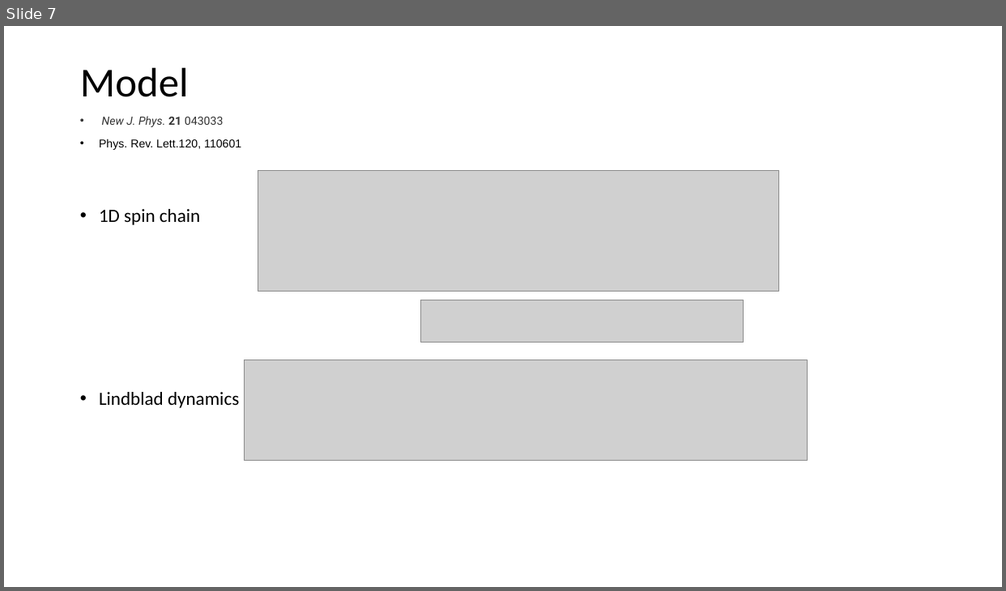
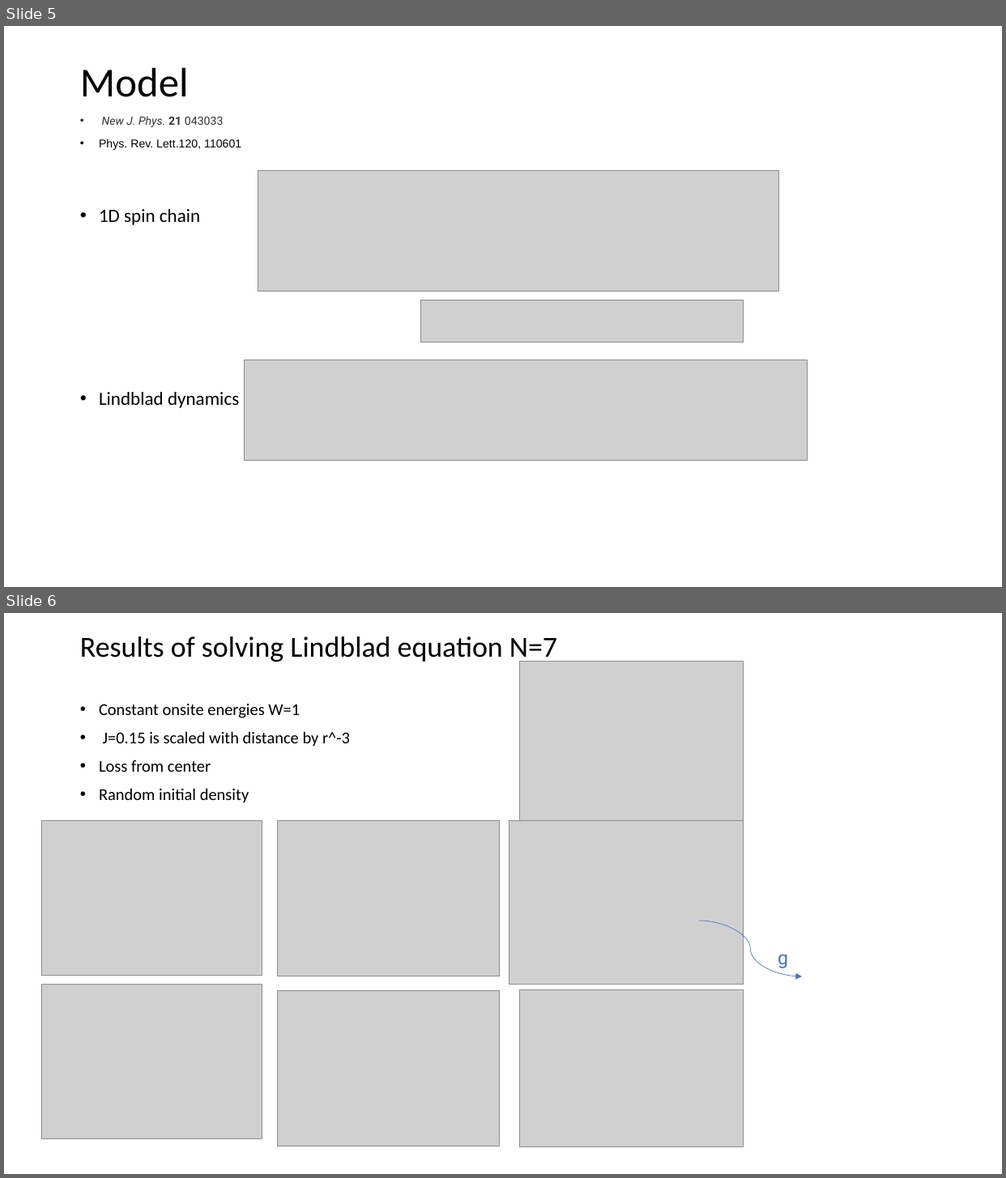
Before and after one commit to westlike666/Lindblad, a slide deck: Dissipative dynamics of spins in Rydberg molecular gas.pptx. Shown one above the other, each under a label of ours: slide 7 before the commit, slides 5 and 6 after it. The pictures are 1006x591 and 1006x1178 pixels, drawn with LibreOffice and Linux fonts; fonts in the diff are those of the drawing; grey boxes stand for pictures. Boxes give left, top, right and bottom in pixels: in the first picture for what was removed or moved away, otherwise in the second. Text is boxed around its words. In the diff, an @@ line names an element or a change of style, - is before the commit and + after.

```diff
--- a/Dissipative dynamics of spins in Rydberg molecular gas.pptx
+++ b/Dissipative dynamics of spins in Rydberg molecular gas.pptx
@@ slide 6 added at box(4, 613, 1002, 1174), background #FFFFFF @@
@@ title added at box(80, 636, 557, 664), 28 pt, text #000000 @@
+Results of solving Lindblad equation N=7
@@ picture added at box(520, 662, 744, 824) @@
@@ text added at box(99, 704, 350, 803), 16 pt, text #000000 @@
+• Constant onsite energies W=1
+• J=0.15 is scaled with distance by r^-3
+• Loss from center
+• Random initial density
@@ picture added at box(41, 820, 262, 975) @@
@@ picture added at box(277, 820, 500, 976) @@
@@ picture added at box(509, 820, 744, 984) @@
@@ curved arrow added from (699, 921) to (802, 977), #4472C4 0.5 pt @@
@@ text added at box(778, 954, 788, 969), 18 pt, text #4472C4 @@
+g
@@ picture added at box(41, 985, 262, 1140) @@
@@ picture added at box(277, 991, 500, 1147) @@
@@ picture added at box(520, 990, 744, 1147) @@
@@ what was slide 7 is now slide 5 @@
```
Also in this commit, not shown: 1 slide changed, 4 other slides added, 1 slide removed.
